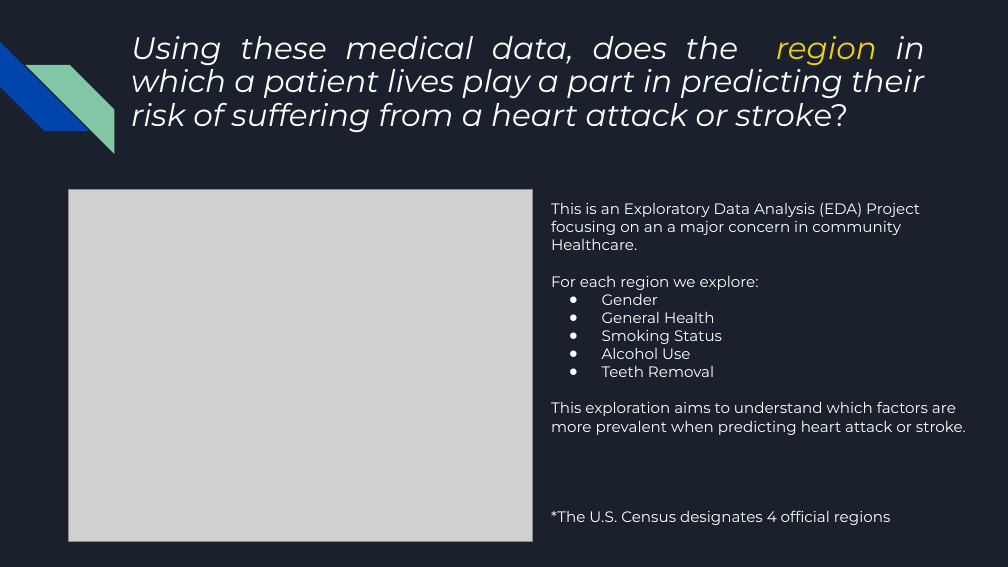
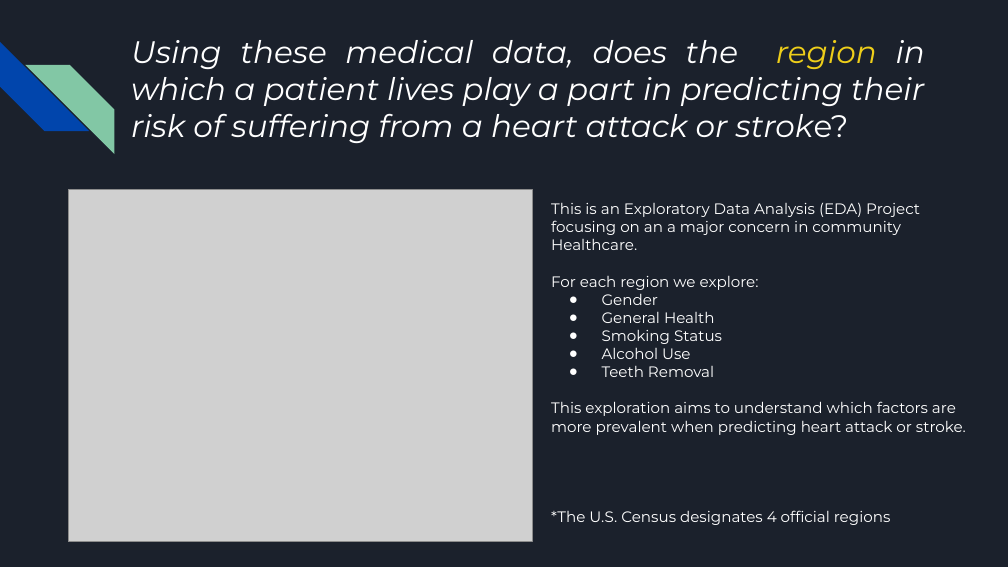
Before and after one commit to anelaherandez/Project_1_Team7, a slide deck: slide 2 of Team 7 .pptx. Drawn at 1008x567 pixels with LibreOffice and Linux fonts; fonts in the diff are those of the drawing; grey boxes stand for pictures. Boxes give left, top, right and bottom in pixels: in the first picture for what was removed or moved away, otherwise in the second. Text is boxed around its words. In the diff, an @@ line names an element or a change of style, - is before the commit and + after.

```diff
--- a/Team 7 .pptx
+++ b/Team 7 .pptx
@@ text "Using these medical data, does ..." at bbox=[131, 40, 925, 143]: line spacing 0.9 to 1 @@
```
Also in this commit, not shown: 7 other slides changed.
